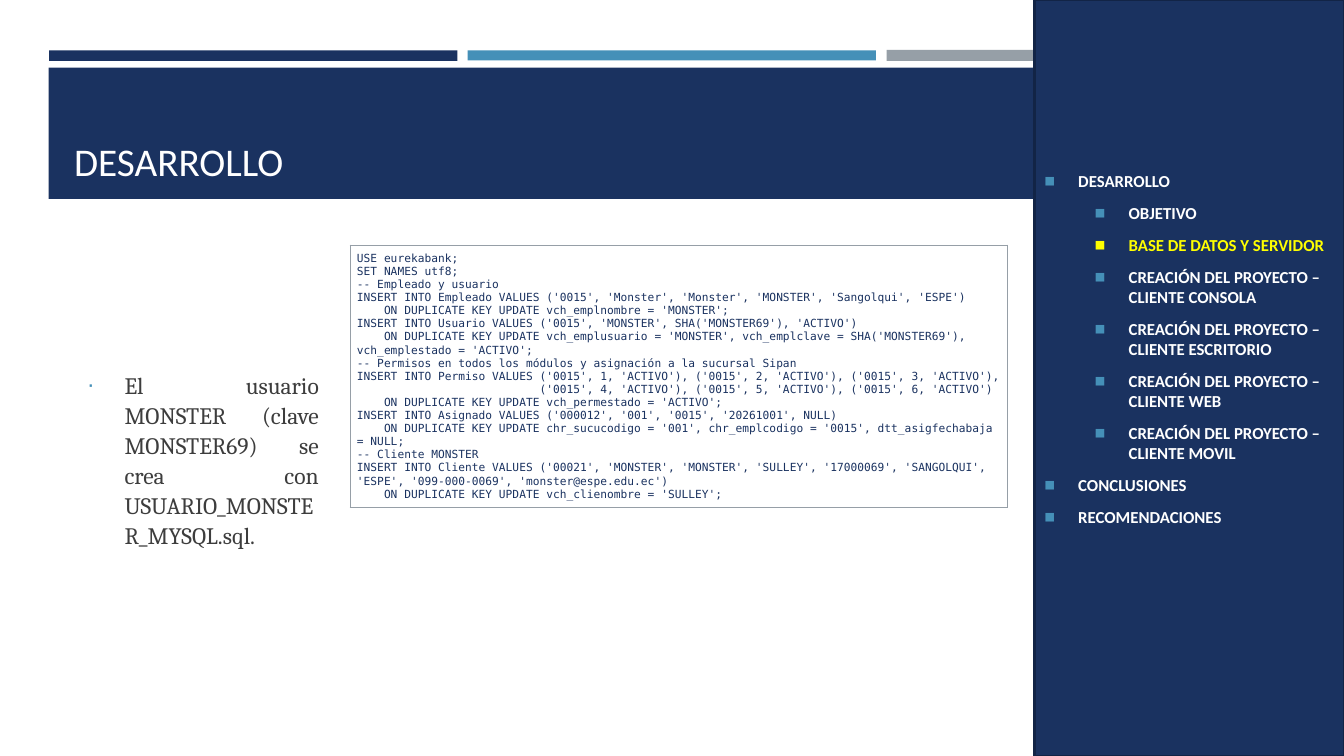
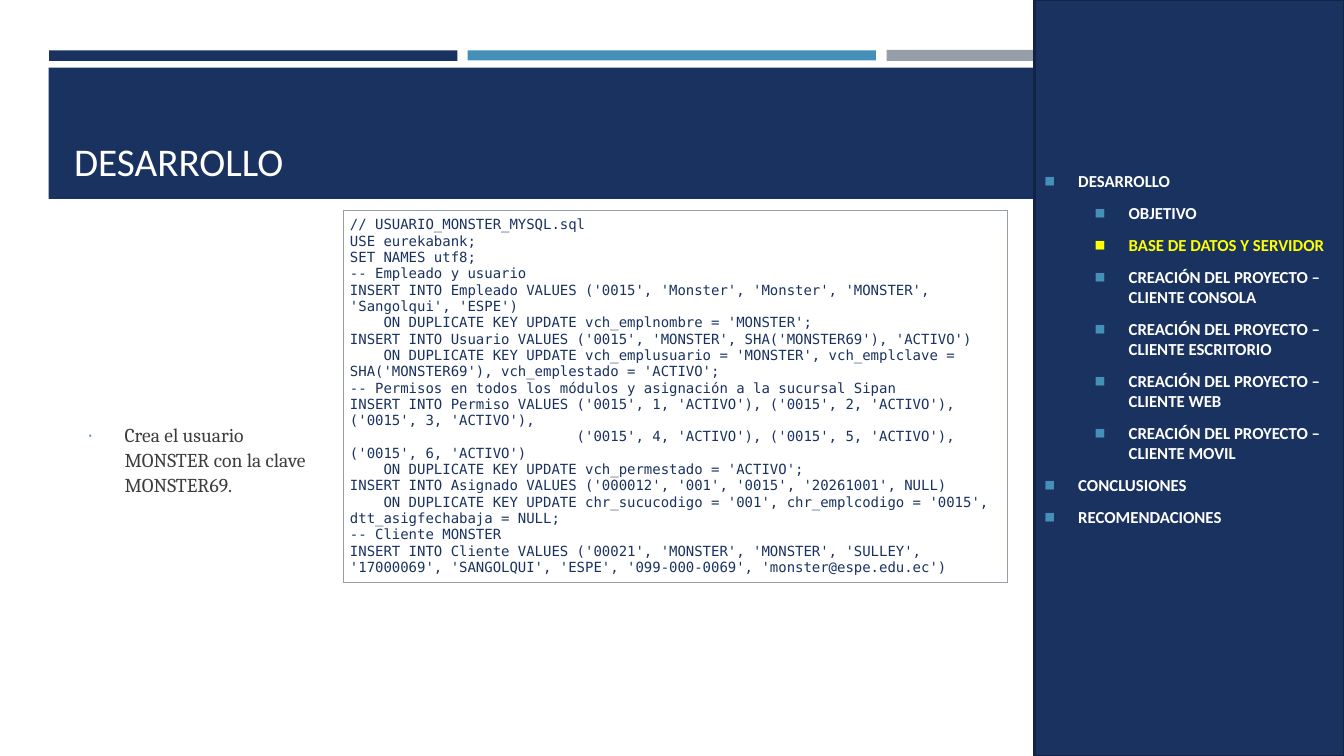
Before and after one commit to MATEOCAIZA/TG.1.3.-PAO202651_EUREKA_BDD_LOCAL_RESTFUL_JAVA_NRC36884_GR06, a slide deck: slide 5 of 05. DOCUMENTACION/PRESENTACION TG.1.3. EUREKABANK RESTFUL con BDD LOCAL en JAVA GR06.pptx. Drawn at 1344x756 pixels with LibreOffice and Linux fonts; fonts in the diff are those of the drawing. Boxes give left, top, right and bottom in pixels: in the first picture for what was removed or moved away, otherwise in the second. Text is boxed around its words. In the diff, an @@ line names an element or a change of style, - is before the commit and + after.

```diff
--- a/05. DOCUMENTACION/PRESENTACION TG.1.3. EUREKABANK RESTFUL con BDD LOCAL en JAVA GR06.pptx
+++ b/05. DOCUMENTACION/PRESENTACION TG.1.3. EUREKABANK RESTFUL con BDD LOCAL en JAVA GR06.pptx
@@ table at bbox=[343, 210, 1008, 579] @@
-row 1, column 1: USE eurekabank; / SET NAMES utf8; / -- Empleado y usuario / INSERT INTO Empleado VALUES ('0015', 'Monster', 'Monster', 'MONSTER', 'Sangolqui', 'ESPE') / ON DUPLICATE KEY UPDATE vch_emplnombre = 'MONSTER'; / INSERT INTO Usuario VALUES ('0015', 'MONSTER', SHA('MONSTER69'), 'ACTIVO') / ON DUPLICATE KEY UPDATE vch_emplusuario = 'MONSTER', vch_emplclave = SHA('MONSTER69'), vch_emplestado = 'ACTIVO'; / -- Permisos en todos los módulos y asignación a la sucursal Sipan / INSERT INTO Permiso VALUES ('0015', 1, 'ACTIVO'), ('0015', 2, 'ACTIVO'), ('0015', 3, 'ACTIVO'), / ('0015', 4, 'ACTIVO'), ('0015', 5, 'ACTIVO'), ('0015', 6, 'ACTIVO') / ON DUPLICATE KEY UPDATE vch_permestado = 'ACTIVO'; / INSERT INTO Asignado VALUES ('000012', '001', '0015', '20261001', NULL) / ON DUPLICATE KEY UPDATE chr_sucucodigo = '001', chr_emplcodigo = '0015', dtt_asigfechabaja = NULL; / -- Cliente MONSTER / INSERT INTO Cliente VALUES ('00021', 'MONSTER', 'MONSTER', 'SULLEY', '17000069', 'SANGOLQUI', 'ESPE', '099-000-0069', 'monster@espe.edu.ec') / ON DUPLICATE KEY UPDATE vch_clienombre = 'SULLEY';
+row 1, column 1: // USUARIO_MONSTER_MYSQL.sql / USE eurekabank; / SET NAMES utf8; / -- Empleado y usuario / INSERT INTO Empleado VALUES ('0015', 'Monster', 'Monster', 'MONSTER', 'Sangolqui', 'ESPE') / ON DUPLICATE KEY UPDATE vch_emplnombre = 'MONSTER'; / INSERT INTO Usuario VALUES ('0015', 'MONSTER', SHA('MONSTER69'), 'ACTIVO') / ON DUPLICATE KEY UPDATE vch_emplusuario = 'MONSTER', vch_emplclave = SHA('MONSTER69'), vch_emplestado = 'ACTIVO'; / -- Permisos en todos los módulos y asignación a la sucursal Sipan / INSERT INTO Permiso VALUES ('0015', 1, 'ACTIVO'), ('0015', 2, 'ACTIVO'), ('0015', 3, 'ACTIVO'), / ('0015', 4, 'ACTIVO'), ('0015', 5, 'ACTIVO'), ('0015', 6, 'ACTIVO') / ON DUPLICATE KEY UPDATE vch_permestado = 'ACTIVO'; / INSERT INTO Asignado VALUES ('000012', '001', '0015', '20261001', NULL) / ON DUPLICATE KEY UPDATE chr_sucucodigo = '001', chr_emplcodigo = '0015', dtt_asigfechabaja = NULL; / -- Cliente MONSTER / INSERT INTO Cliente VALUES ('00021', 'MONSTER', 'MONSTER', 'SULLEY', '17000069', 'SANGOLQUI', 'ESPE', '099-000-0069', 'monster@espe.edu.ec')
@@ table: place and size @@
-table at bbox=[350, 245, 1008, 505]
+table at bbox=[343, 210, 1008, 579]
@@ text at bbox=[125, 428, 306, 492]: text changed; size 16.8 to 14 pt @@
-∙ El usuario MONSTER (clave MONSTER69) se crea con USUARIO_MONSTER_MYSQL.sql.
+∙ Crea el usuario MONSTER con la clave MONSTER69.
```
Also in this commit, not shown: 21 other slides changed, 3 other files.
